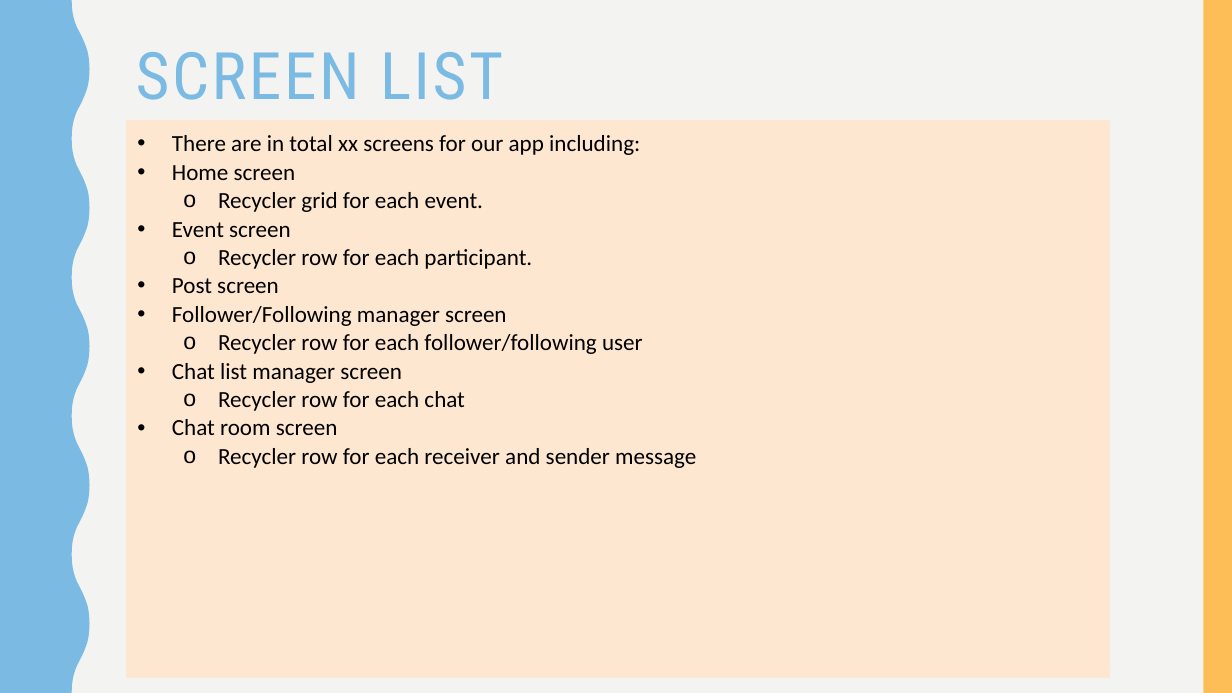
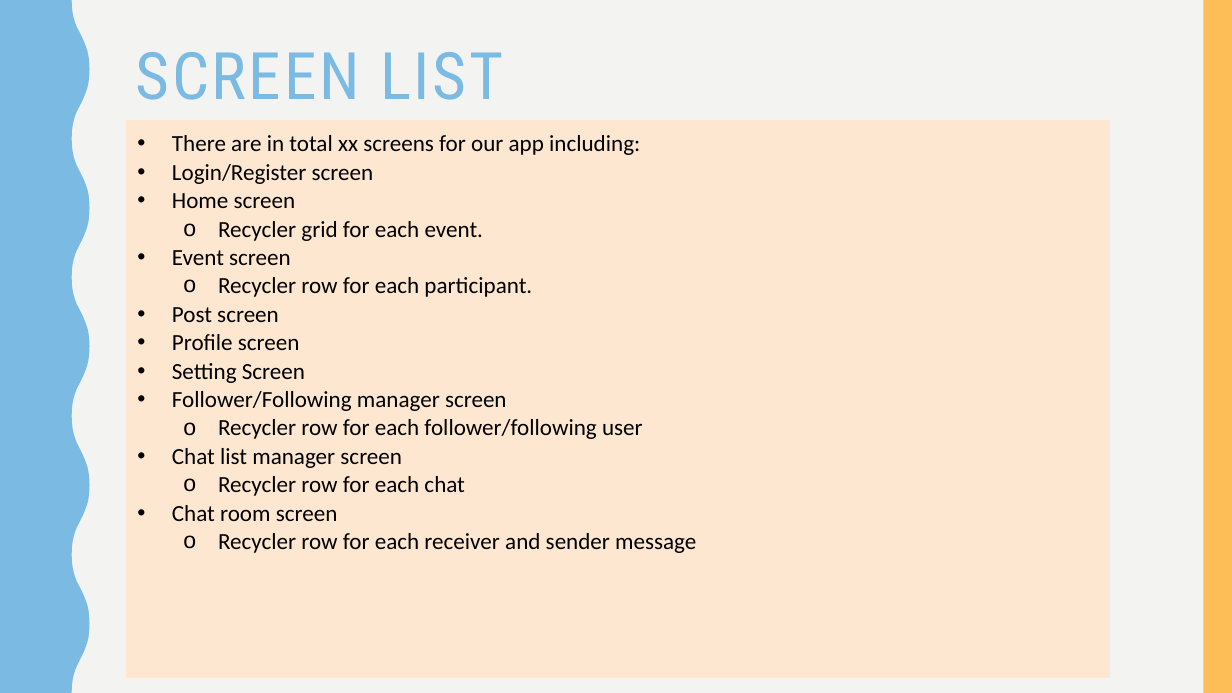
Before and after one commit to ahKumquat/Universe, a slide deck: slide 2 of UniVerse_Project Front End.pptx. Drawn at 1232x693 pixels with LibreOffice and Linux fonts; fonts in the diff are those of the drawing. Boxes give left, top, right and bottom in pixels: in the first picture for what was removed or moved away, otherwise in the second. Text is boxed around its words. In the diff, an @@ line names an element or a change of style, - is before the commit and + after.

```diff
--- a/UniVerse_Project Front End.pptx
+++ b/UniVerse_Project Front End.pptx
@@ text at (172, 164, 374, 184): paragraph added @@
+  • Login/Register screen
@@ text at (172, 334, 305, 383): paragraphs added @@
+  • Profile screen
+  • Setting Screen
```
Also in this commit, not shown: 3 other slides changed, 3 slides added.
